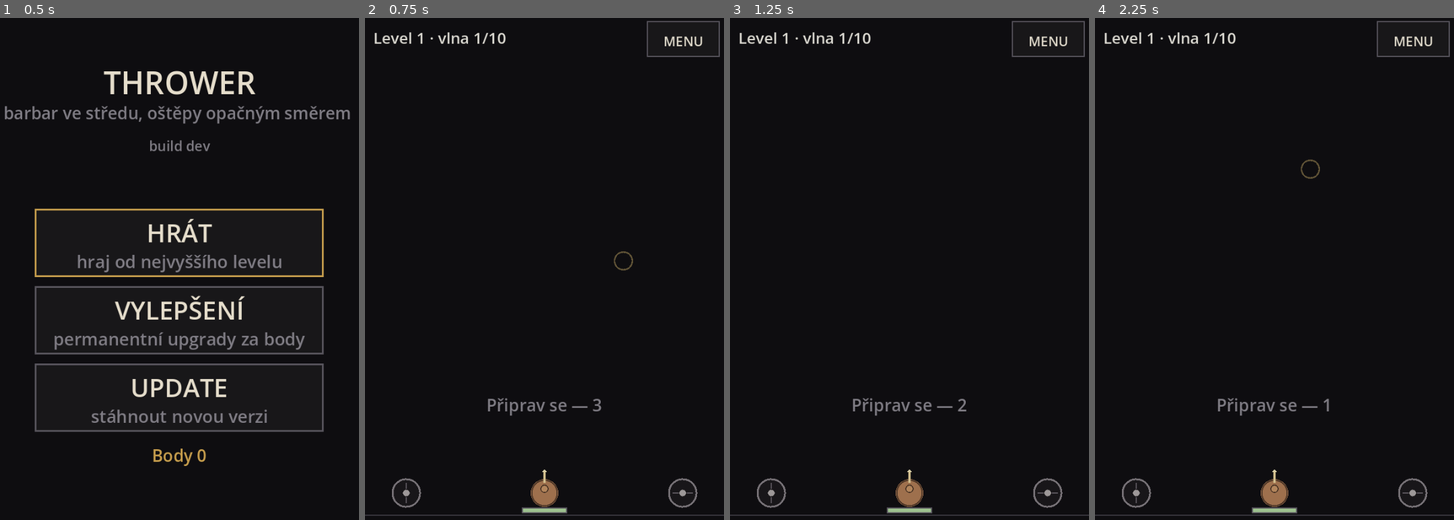
Above: before the commit, frames 1-4 (left to right).
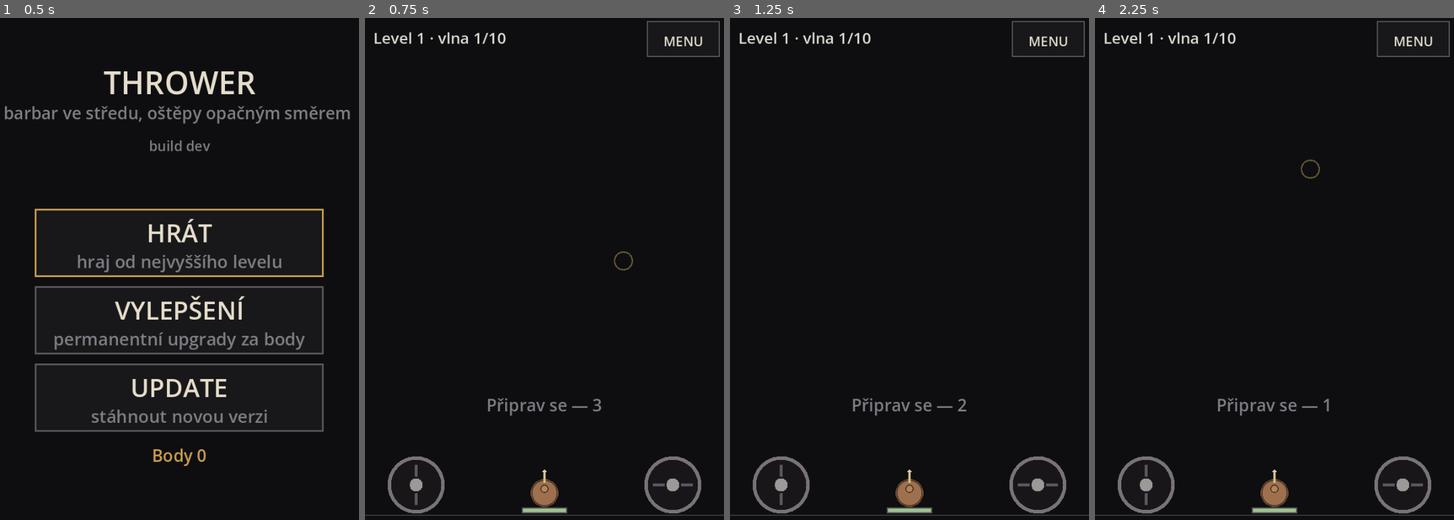
Above: after the commit, the same moments.

Repository: jankoznar94/dark-story
Game: Godot game, scene res://main.tscn
The game is run twice, just before and just after one commit, with the same random seed, the same clock (stepped at 60 frames per second) and the same inputs.
Inputs (mouse positions are in pixels of both pictures, inside the frame that each line leads up to):
- Up to frame 1 (0.5 s): no input
- Up to frame 2 (0.75 s): tap Enter at 0.5 s; move the mouse to (623, 258) at 0.52 s; click (623, 258) at 0.67 s
- Up to frame 3 (1.25 s): no input
- Up to frame 4 (2.25 s): drag from (1202, 314) to (1256, 394) at 1.27 s; tap Space at 2 s; move the mouse to (1310, 168) at 2.02 s; click (1310, 168) at 2.17 s

Frame 1 is identical in both runs. In frame 2, 1.1% of the frame differs, in the area x 6-94%, y 87-99%; in frame 3, 1.1%; in frame 4, 1.1%.

Commit message:
zony: vetsi (15 % sirky) a mene strme ovladani
- prumer zony 0,15 sirky displeje (~58 px na telefonu), driv 30 px
- TURN_SPEED 1,9 -> 1,15 rad/s (66 st/s), pulkruh za 2,7 s
- delsi draha vychylky = jemnejsi mireni i rozptyl
- zony posazene nad spodni linku, aby na ni nesedely

Diff:
--- a/scripts/game.gd
+++ b/scripts/game.gd
@@ -37,8 +37,9 @@
 const SPREAD_SCALE_MIN := 0.30
 const SPREAD_SCALE_MAX := 3.60
 # OTACENI MIRENI: plna vychylka pravé zony otoci smer o TURN_SPEED rad/s.
-# 1.9 rad/s = 109°/s, takze celni pulkruh (180°) se prejede za 1.65 s.
-const TURN_SPEED := 1.9
+# 1.15 rad/s = 66°/s: celni pulkruh (180°) se prejede za 2,7 s. Pomaleji nez
+# driv (1,9) - se zonou se miri plynule, ne trhane.
+const TURN_SPEED := 1.15
 # MINIMALNI POLOMER NEPRITELE v pixelech (prumer 25 px). Jan: "Nejmensi z nich
 # musi mit minimalne prumer kruhu 25 px." Podil field_r na malem displeji pada
 # pod to, takze se velikost dorovnava nahoru.
--- a/scripts/screen_layout.gd
+++ b/scripts/screen_layout.gd
@@ -45,7 +45,7 @@
 # bojovnika po stranach, aby prst nezakryval to, co se haze. Kresli se maly
 # krouzek (prumer ~30 px na telefonu), ale chytá se vetsi okoli - na 30 px by
 # se prst trefil jen nahodou.
-const PAD_DIA_FRAC := 0.077     # podil sirky displeje = prumer zony
+const PAD_DIA_FRAC := 0.15      # podil sirky displeje = prumer zony
 var pad_r: float = 0.0
 var pad_l_pos: Vector2 = Vector2.ZERO
 var pad_r_pos: Vector2 = Vector2.ZERO
@@ -95,15 +95,15 @@
 	# ze sirky, ne z ui_scale: na sirokem displeji musi zony zustat u kraju.
 	pad_r = maxf(12.0 * ui_scale, view.x * PAD_DIA_FRAC * 0.5)
 	var mx: float = maxf(pad_r * 1.9, view.x * 0.115)
-	var y: float = minf(center.y, view.y - pad_r - 4.0 * ui_scale)
+	var y: float = minf(center.y - pad_r * 0.30, view.y - pad_r - 4.0 * ui_scale)
 	pad_l_pos = Vector2(mx, y)
 	pad_r_pos = Vector2(view.x - mx, y)
 
 
-# KAM AZ SE DA ZONY CHYTIT. Videt je jen maly krouzek, ale prst se trefi do
-# 2,2x vetsiho okoli - jinak by to bylo na 30 px nehratelne.
+# KAM AZ SE DA ZONY CHYTIT. Videt je velky krouzek, chyta se jeste o kus
+# vetsi okoli - ale ne tolik, aby zona sahala do mista, kde se miri.
 func pad_touch_r() -> float:
-	return pad_r * 2.2
+	return pad_r * 1.55
 
 
 # VYCHYLKA PRSTU, PRI KTERE JE ZONA NAPLNO. Prst muze vyjet mimo krouzek -
--- a/tools/test_layout.gd
+++ b/tools/test_layout.gd
@@ -86,8 +86,8 @@
 	#    s bojovnikem ani s sebou a musi mit dotykovou toleranci.
 	var pr: float = l.pad_r
 	_check(pr > 0.0, "%s: zony nemaji polomer" % tag)
-	_check(pr * 2.0 >= v.x * 0.055 and pr * 2.0 <= v.x * 0.105,
-		"%s: prumer zony neni ~30 px na telefonu (%.0f z %.0f)" % [tag, pr * 2.0, v.x])
+	_check(pr * 2.0 >= v.x * 0.13 and pr * 2.0 <= v.x * 0.17,
+		"%s: prumer zony neni ~15 %% sirky (%.0f z %.0f)" % [tag, pr * 2.0, v.x])
 	for p in [l.pad_l_pos, l.pad_r_pos]:
 		var pp: Vector2 = p
 		_check(pp.x - pr >= -0.5 and pp.x + pr <= v.x + 0.5
